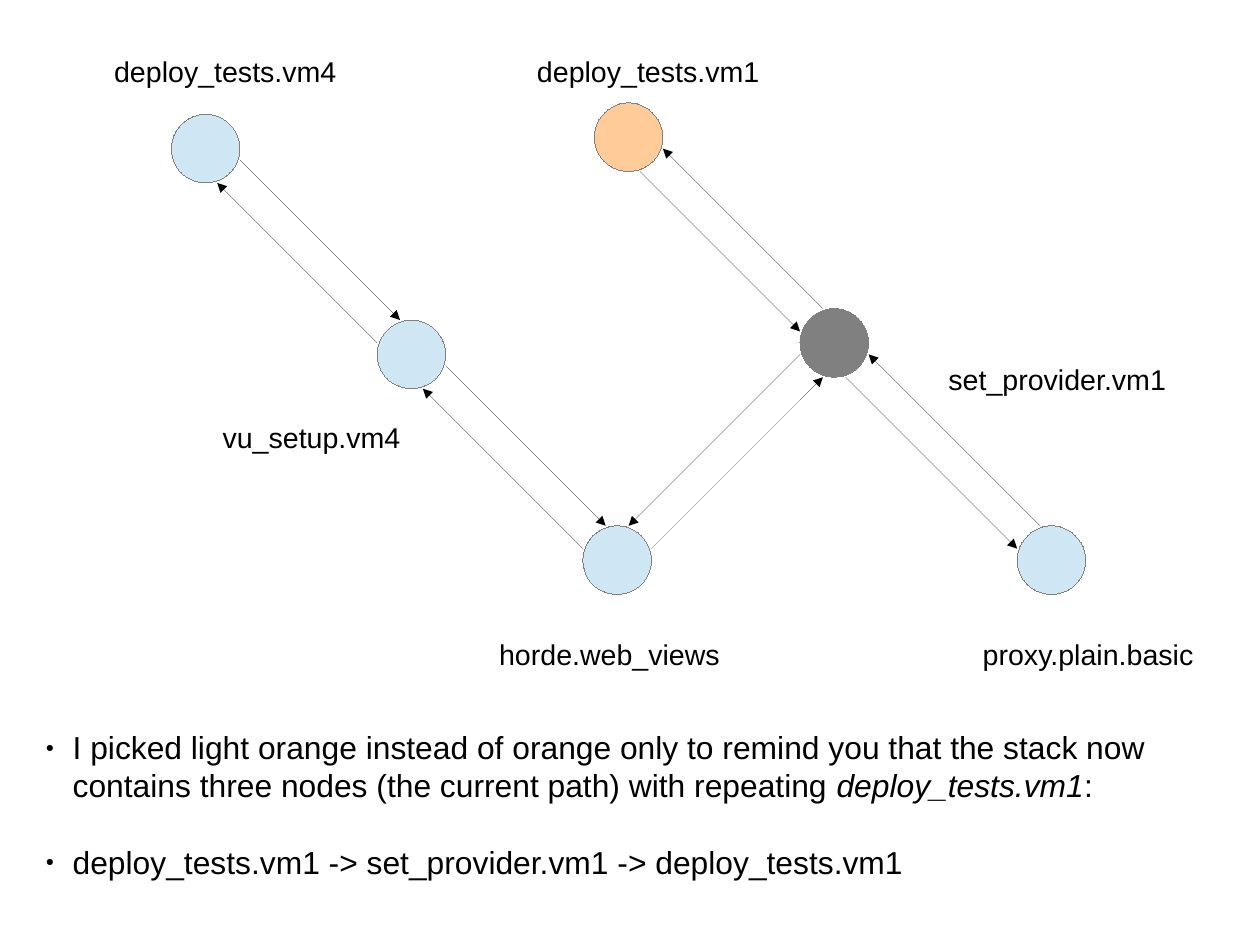
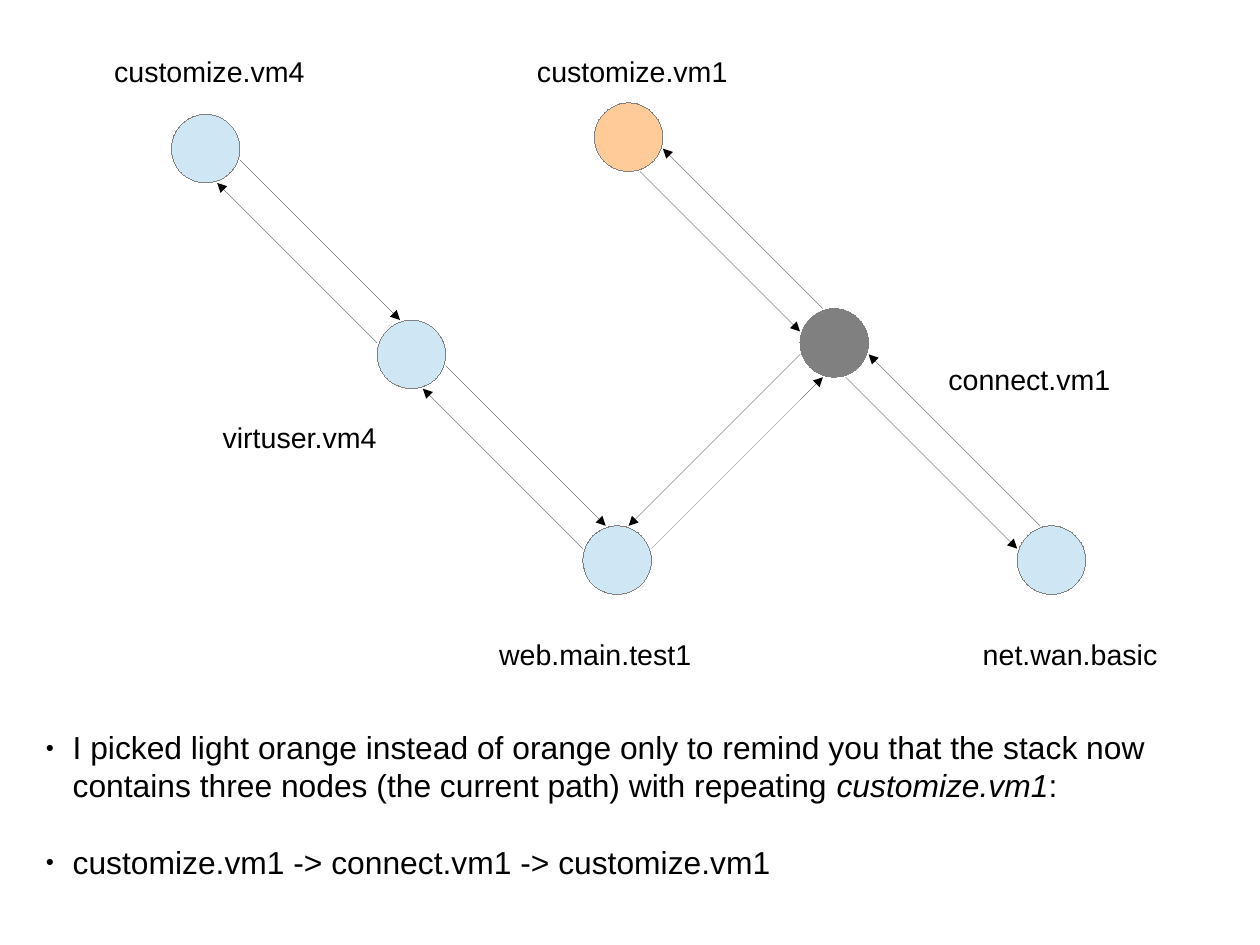
Before and after one commit to intra2net/avocado-i2n, a slide deck: slide 11 of doc/test_traversal_algorithm.odp. Drawn at 1260x945 pixels with LibreOffice and Linux fonts; fonts in the diff are those of the drawing. Boxes give left, top, right and bottom in pixels: in the first picture for what was removed or moved away, otherwise in the second. Text is boxed around its words. In the diff, an @@ line names an element or a change of style, - is before the commit and + after.

```diff
--- a/doc/test_traversal_algorithm.odp
+++ b/doc/test_traversal_algorithm.odp
@@ text at (x1=114, y1=61, x2=304, y2=83): text changed @@
-deploy_tests.vm4
+customize.vm4
@@ text at (x1=537, y1=61, x2=727, y2=83): text changed @@
-deploy_tests.vm1
+customize.vm1
@@ text at (x1=948, y1=370, x2=1110, y2=391): text changed @@
-set_provider.vm1
+connect.vm1
@@ text at (x1=223, y1=427, x2=377, y2=449): text changed @@
-vu_setup.vm4
+virtuser.vm4
@@ text at (x1=499, y1=644, x2=691, y2=666): text changed @@
-horde.web_views
+web.main.test1
@@ text at (x1=983, y1=644, x2=1158, y2=666): text changed @@
-proxy.plain.basic
+net.wan.basic
@@ text at (x1=73, y1=736, x2=1144, y2=875): text changed @@
-● I picked light orange instead of orange only to remind you that the stack now contains three nodes (the current path) with repeating deploy_tests.vm1:
-● deploy_tests.vm1 -> set_provider.vm1 -> deploy_tests.vm1
+● I picked light orange instead of orange only to remind you that the stack now contains three nodes (the current path) with repeating customize.vm1:
+● customize.vm1 -> connect.vm1 -> customize.vm1
```
Also in this commit, not shown: 30 other slides changed, 1 other file.
